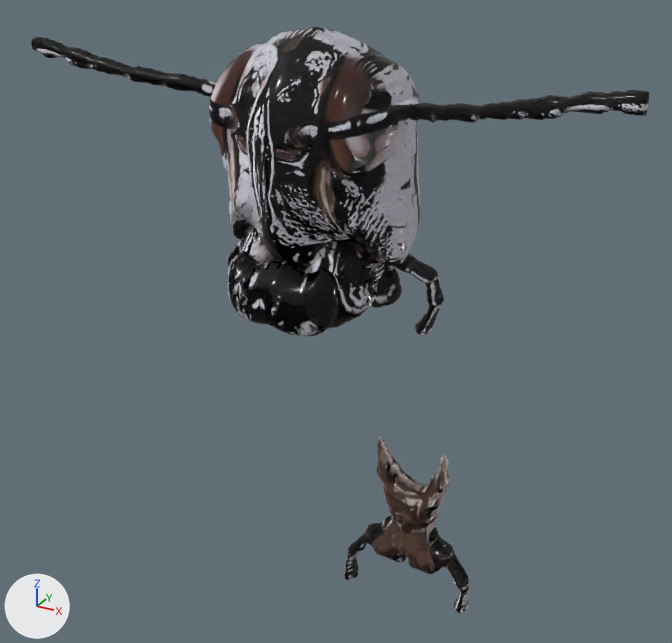
Two versions of the glTF model grasshopper_mouthparts/grasshopper_mouthparts.glb, one commit apart.
Camera for both pictures: a camera (50 mm lens) standing at (4.64, -8.25, 4.36) and looking at (0.0, 0.19, 0.14). Lighting does not change. The marker at lower left points along +X, +Y and +Z. The picture after the commit comes second. Both versions are drawn at frame 100 of the action 'LabiumAction'; the numbers are the values there. Vertices at exactly the same position are counted once.

Objects in the first picture: 'Head_Capsule', 'Labium', 'Labrum', 'Mandible_L', 'Maxilla_L' and 2 more.
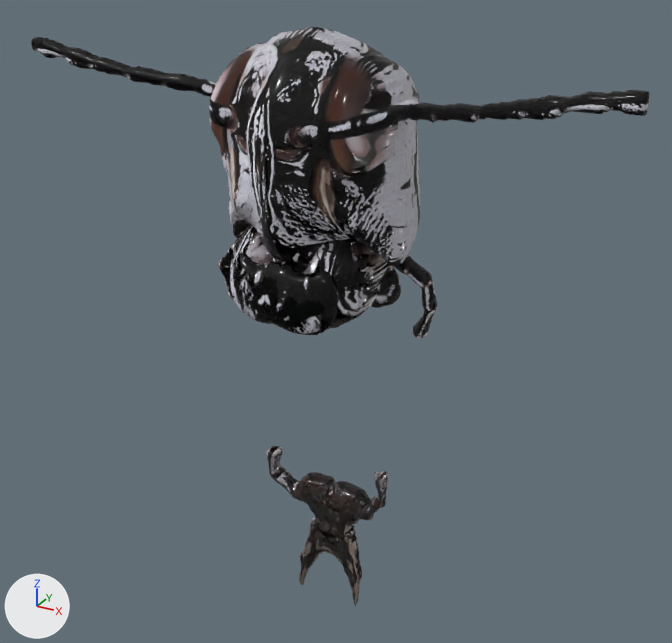
The change in detail:
me_labium is used by ob_labium; location (1.03, 0.0, -2.16).
me_labium had 6578 vertices, 13152 faces and spanned x -0.8..0.81, y -0.1..0.44, z -1.05..1.07.
me_labium now has 6578 vertices, 13152 faces and spans x -0.8..0.81, y -0.16..0.38, z -1.05..1.07.
me_labium part 1: 5827 of 6578 vertices moved; they spanned x -0.8..0.81, y -0.1..0.44, z -1.05..1.07 and now span x -0.8..0.81, y -0.16..0.38, z -1.05..1.07; mean shift (0.0, -0.03, 0.0); largest move (-0.1, 0.42, 0.3) -> (-0.1, 0.31, 0.3).
me_labrum is used by ob_labrum; location (-0.01, -0.82, 0.84); rotation (0.08, 0.0, 0.0), in degrees (4.6, 0, 0).
me_labrum had 4284 vertices, 8564 faces and spanned x -0.634..0.627, y -0.427..0.062, z -0.382..0.381.
me_labrum now has 4284 vertices, 8564 faces and spans x -0.634..0.627, y -0.328..-0.017, z -0.382..0.381.
me_labrum part 2: 4261 of 4284 vertices moved; they spanned x -0.634..0.627, y -0.427..0.062, z -0.382..0.381 and now span x -0.634..0.627, y -0.328..-0.017, z -0.382..0.381; mean shift (0.0, -0.013, 0.0); largest move (-0.005, -0.04, 0.01) -> (-0.005, -0.186, 0.01).
me_mandible_l is used by ob_mandible_l; location (0.34, -0.32, 0.96); rotation (0.0, -0.08, 0.0), in degrees (0, -4.6, 0).
me_mandible_l had 4758 vertices, 9512 faces and spanned x -0.506..0.516, y -0.507..0.388, z -0.622..0.639.
me_mandible_l now has 4758 vertices, 9512 faces and spans x -0.506..0.516, y -0.607..0.454, z -0.622..0.639.
me_mandible_l part 3: 4697 of 4758 vertices moved; they spanned x -0.506..0.516, y -0.507..0.388, z -0.622..0.639 and now span x -0.506..0.516, y -0.607..0.454, z -0.622..0.639; mean shift (0.0, -0.016, 0.0); largest move (0.425, -0.203, 0.05) -> (0.425, -0.322, 0.05).
me_maxilla_l is used by ob_maxilla_l; location (0.72, 0.22, 0.87); rotation (0.0, -0.05, 0.0), in degrees (0, -2.9, 0).
me_maxilla_l had 3808 vertices, 7612 faces and spanned x -0.586..0.556, y -0.298..0.21, z -0.686..0.717.
me_maxilla_l now has 3808 vertices, 7612 faces and spans x -0.586..0.556, y -0.323..0.171, z -0.686..0.717.
me_maxilla_l part 4: 3743 of 3808 vertices moved; they spanned x -0.586..0.556, y -0.298..0.21, z -0.686..0.717 and now span x -0.586..0.556, y -0.323..0.171, z -0.686..0.717; mean shift (0.0, -0.032, 0.0); largest move (0.556, -0.02, -0.275) -> (0.556, -0.202, -0.275).
Object 'Labium' (ob_labium) moves from (1.03, 0.0, -2.16) to (0.0, 0.0, -2.55).
Object 'Labium' (ob_labium) turns from (0, 0, 0) to (0, -180, 0) degrees about x, y and z.

Where the change shows, as pixel boxes [x1, y1, x2, y2] in the pictures (672 x 643 px):
'Labium', reshaped, moved, turned
    before: [344, 437, 469, 613]
    after: [266, 446, 388, 606]
'Labrum', reshaped
    before: [228, 251, 340, 336]
    after: [230, 252, 339, 335]
'Mandible_L', reshaped (9% wider)
    before: [305, 241, 385, 329]
    after: [302, 239, 389, 329]
'Maxilla_L', reshaped (9% narrower)
    before: [371, 254, 444, 336]
    after: [371, 255, 437, 339]
